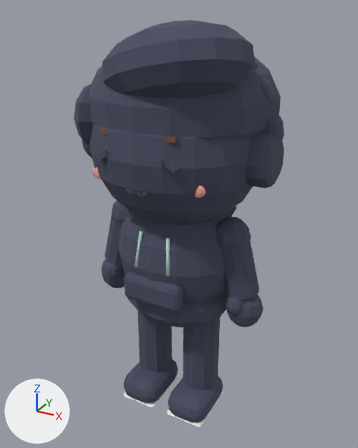
The glTF model out/avatars/av_ilham.glb: old version first, new version second.
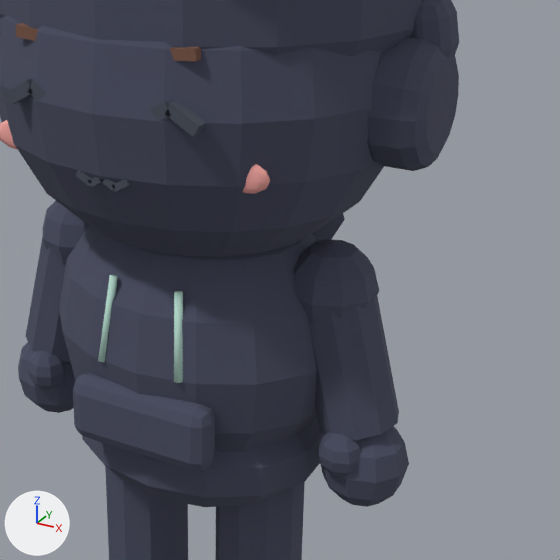
There are two pictures of each version: one whole from a 50 mm camera at (0.756, -1.362, 1.403) aimed at (-0.01, 0.031, 0.706), one close up on the part from 26% to 91% of the width and 26% to 78% of the height. The lights are fixed; the arrows at lower left show +X, +Y and +Z. The first two pictures are the older version. Where no turn or scale is listed for an object, it has been applied to the vertices. Vertices at exactly the same position are counted once.

Objects in the first close-up: 'SM_av_ilham_acc_headphones_outline', 'SM_av_ilham_arm_l_outline', 'SM_av_ilham_arm_r_outline', 'SM_av_ilham_face_neutral', 'SM_av_ilham_hair_outline', 'SM_av_ilham_head_outline', 'SM_av_ilham_hips_outline', 'SM_av_ilham_leg_l_outline', 'SM_av_ilham_leg_r_outline', 'SM_av_ilham_torso', 'SM_av_ilham_torso_outline'.
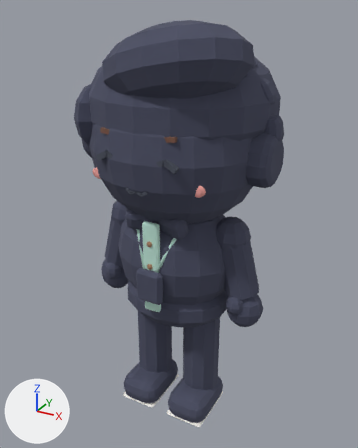
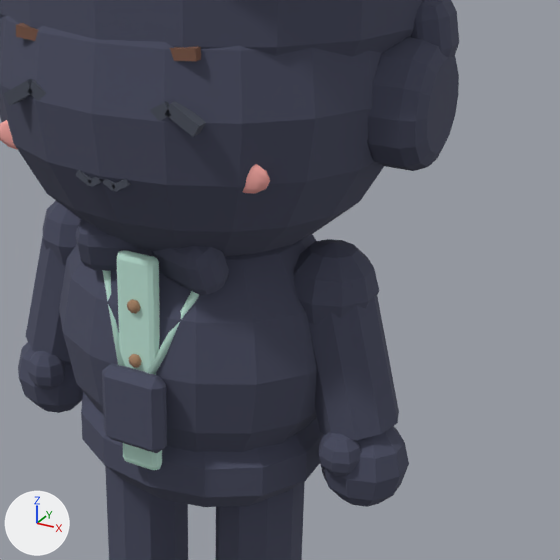
The change, as a list of edits to the scene's bpy script:
```text
Change me_sm_av_ilham_torso:
    used by ob_sm_av_ilham_torso; location = (0.0, 0.0, 0.0)
    remove me_sm_av_ilham_torso.from_pydata(...)  # 276 vertices, 528 faces; spans x -0.21..0.21, y -0.18..0.21, z 0.41..0.83
    add me_sm_av_ilham_torso.from_pydata(...)  # 402 vertices, 772 faces; spans x -0.21..0.21, y -0.186..0.17, z 0.41..0.83
    me_sm_av_ilham_torso part 1: a new loose piece, a UV sphere (6 segments, 6 rings, poles along z) spanning x -0.009..0.009, y -0.186..-0.174, z 0.71..0.73, in mat_mat_wood_dark (brown #a98466)
    me_sm_av_ilham_torso part 2: a new loose piece, a UV sphere (6 segments, 6 rings, poles along z) spanning x -0.009..0.009, y -0.186..-0.174, z 0.63..0.65, in mat_mat_wood_dark (brown #a98466)
    me_sm_av_ilham_torso part 3: a new loose piece of 56 vertices spanning x -0.03..0.03, y -0.178..-0.158, z 0.47..0.79, in mat_mat_mint (green #bfe6d8)
    me_sm_av_ilham_torso part 4: the loose piece of 10 vertices spanning x 0.045..0.066, y -0.175..-0.144, z 0.619..0.741 is deleted
    me_sm_av_ilham_torso part 5: the loose piece of 10 vertices spanning x -0.066..-0.045, y -0.175..-0.144, z 0.619..0.741 is deleted
    other edits to the shape of me_sm_av_ilham_torso do not show in these pictures
    add me_sm_av_ilham_torso.materials.append(mat_mat_white)  # white #fbf8f3
    add me_sm_av_ilham_torso.materials.append(mat_mat_wood_dark)  # brown #a98466
Change me_sm_av_ilham_torso_outline:
    used by ob_sm_av_ilham_torso_outline; location = (0.0, 0.0, 0.0)
    remove me_sm_av_ilham_torso_outline.from_pydata(...)  # 256 vertices, 496 faces; spans x -0.219..0.219, y -0.189..0.219, z 0.401..0.839
    add me_sm_av_ilham_torso_outline.from_pydata(...)  # 250 vertices, 484 faces; spans x -0.219..0.219, y -0.179..0.179, z 0.401..0.839
    me_sm_av_ilham_torso_outline part 6: a new loose piece of 56 vertices spanning x -0.11..0.0, y -0.172..-0.088, z 0.741..0.819, in mat_mat_outline (greyish blue #4b4e63)
    me_sm_av_ilham_torso_outline part 7: a new loose piece of 56 vertices spanning x 0.0..0.11, y -0.171..-0.088, z 0.741..0.819, in mat_mat_outline (greyish blue #4b4e63)
    me_sm_av_ilham_torso_outline part 8: the loose piece of 62 vertices spanning x -0.159..0.159, y 0.061..0.219, z 0.681..0.839 is deleted
    me_sm_av_ilham_torso_outline part 9: the loose piece of 56 vertices spanning x -0.109..0.109, y -0.189..-0.141, z 0.491..0.589 is deleted
Add me_sm_av_ilham_acc_badge_outline:
    me_sm_av_ilham_acc_badge_outline.from_pydata(...)  # 24 vertices, 44 faces; spans x -0.0479..0.0479, y -0.2004..-0.1696, z 0.5121..0.6279
    me_sm_av_ilham_acc_badge_outline.materials.append(mat_mat_outline)  # greyish blue #4b4e63
Add me_sm_av_ilham_acc_badge:
    me_sm_av_ilham_acc_badge.from_pydata(...)  # 52 vertices, 88 faces; spans x -0.096..0.096, y -0.196..-0.115, z 0.52..0.793
    # faces by material slot: [44, 44]
    me_sm_av_ilham_acc_badge.materials.append(mat_mat_mint)  # green #bfe6d8
    me_sm_av_ilham_acc_badge.materials.append(mat_mat_white)  # white #fbf8f3
Add ob_sm_av_ilham_acc_badge_outline:
    ob_sm_av_ilham_acc_badge_outline = bpy.data.objects.new('SM_av_ilham_acc_badge_outline', me_sm_av_ilham_acc_badge_outline)
    ob_sm_av_ilham_acc_badge_outline.location = (0.0, 0.0, 0.0)
Add ob_sm_av_ilham_acc_badge:
    ob_sm_av_ilham_acc_badge = bpy.data.objects.new('SM_av_ilham_acc_badge', me_sm_av_ilham_acc_badge)
    ob_sm_av_ilham_acc_badge.location = (0.0, 0.0, 0.0)
```

Pixel boxes [x1, y1, x2, y2] of what changed, in the close-ups (560 x 560 px):
'SM_av_ilham_torso_outline', reshaped: before [59, 214, 345, 471]; after [59, 219, 317, 452]
'SM_av_ilham_acc_badge_outline', added: after [102, 363, 167, 453]
'SM_av_ilham_acc_badge', added: after [102, 270, 199, 375]
part 1 of me_sm_av_ilham_torso, added: after [127, 299, 140, 314]
part 2 of me_sm_av_ilham_torso, added: after [129, 354, 142, 368]
part 3 of me_sm_av_ilham_torso, added (green): after [117, 250, 162, 470]
part 4 of me_sm_av_ilham_torso, deleted (green): before [174, 291, 183, 383]
part 5 of me_sm_av_ilham_torso, deleted (green): before [98, 275, 118, 362]
part 6 of me_sm_av_ilham_torso_outline, added: after [76, 219, 153, 271]
part 7 of me_sm_av_ilham_torso_outline, added: after [152, 246, 229, 295]
part 8 of me_sm_av_ilham_torso_outline, deleted: before [313, 214, 345, 241]
part 9 of me_sm_av_ilham_torso_outline, deleted: before [73, 373, 215, 471]
